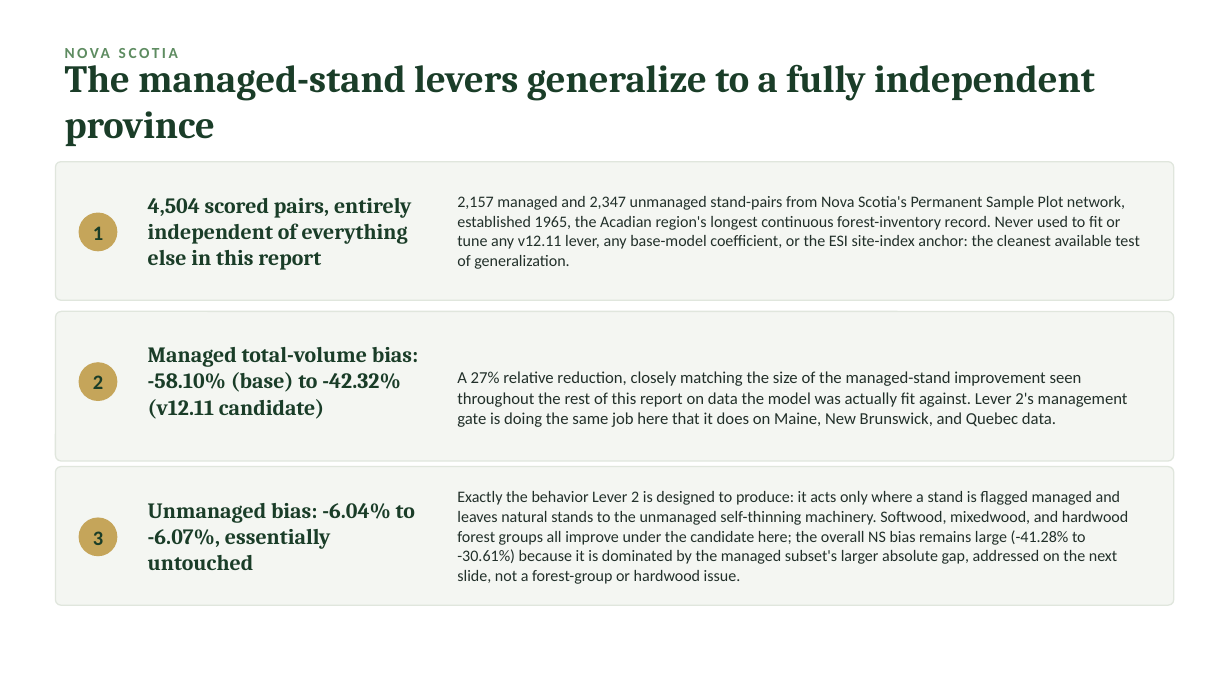
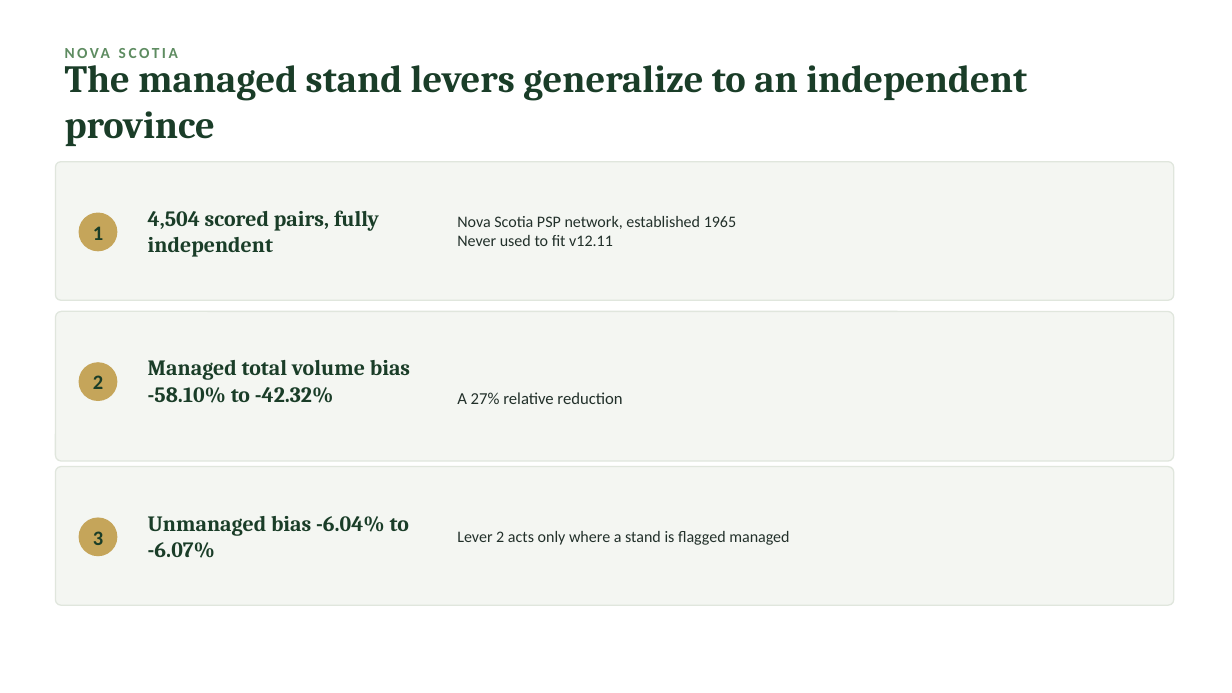
Before and after one commit to holoros/fvs-acd, a slide deck: slide 30 of FVS-ACD_Hennigar_Aug2026.pptx. Drawn at 1232x693 pixels with LibreOffice and Linux fonts; fonts in the diff are those of the drawing. Boxes give left, top, right and bottom in pixels: in the first picture for what was removed or moved away, otherwise in the second. Text is boxed around its words. In the diff, an @@ line names an element or a change of style, - is before the commit and + after.

```diff
--- a/FVS-ACD_Hennigar_Aug2026.pptx
+++ b/FVS-ACD_Hennigar_Aug2026.pptx
@@ text at (x1=65, y1=57, x2=1027, y2=146): text changed @@
-The managed-stand levers generalize to a fully independent province
+The managed stand levers generalize to an independent province
@@ text at (x1=148, y1=210, x2=379, y2=257): text changed @@
-4,504 scored pairs, entirely independent of everything else in this report
+4,504 scored pairs, fully independent
@@ text at (x1=457, y1=216, x2=736, y2=246): text changed @@
-2,157 managed and 2,347 unmanaged stand-pairs from Nova Scotia's Permanent Sample Plot network, established 1965, the Acadian region's longest continuous forest-inventory record. Never used to fit or tune any v12.11 lever, any base-model coefficient, or the ESI site-index anchor: the cleanest available test of generalization.
+Nova Scotia PSP network, established 1965
+Never used to fit v12.11
@@ text at (x1=148, y1=360, x2=410, y2=403): text changed @@
-Managed total-volume bias: -58.10% (base) to -42.32% (v12.11 candidate)
+Managed total volume bias -58.10% to -42.32%
@@ text at (x1=457, y1=392, x2=622, y2=404): text changed @@
-A 27% relative reduction, closely matching the size of the managed-stand improvement seen throughout the rest of this report on data the model was actually fit against. Lever 2's management gate is doing the same job here that it does on Maine, New Brunswick, and Quebec data.
+A 27% relative reduction
@@ text at (x1=148, y1=516, x2=409, y2=558): text changed @@
-Unmanaged bias: -6.04% to -6.07%, essentially untouched
+Unmanaged bias -6.04% to -6.07%
@@ text at (x1=457, y1=531, x2=789, y2=545): text changed @@
-Exactly the behavior Lever 2 is designed to produce: it acts only where a stand is flagged managed and leaves natural stands to the unmanaged self-thinning machinery. Softwood, mixedwood, and hardwood forest groups all improve under the candidate here; the overall NS bias remains large (-41.28% to -30.61%) because it is dominated by the managed subset's larger absolute gap, addressed on the next slide, not a forest-group or hardwood issue.
+Lever 2 acts only where a stand is flagged managed
```
Also in this commit, not shown: 39 other slides changed, 1 slide added, 25 other files.
